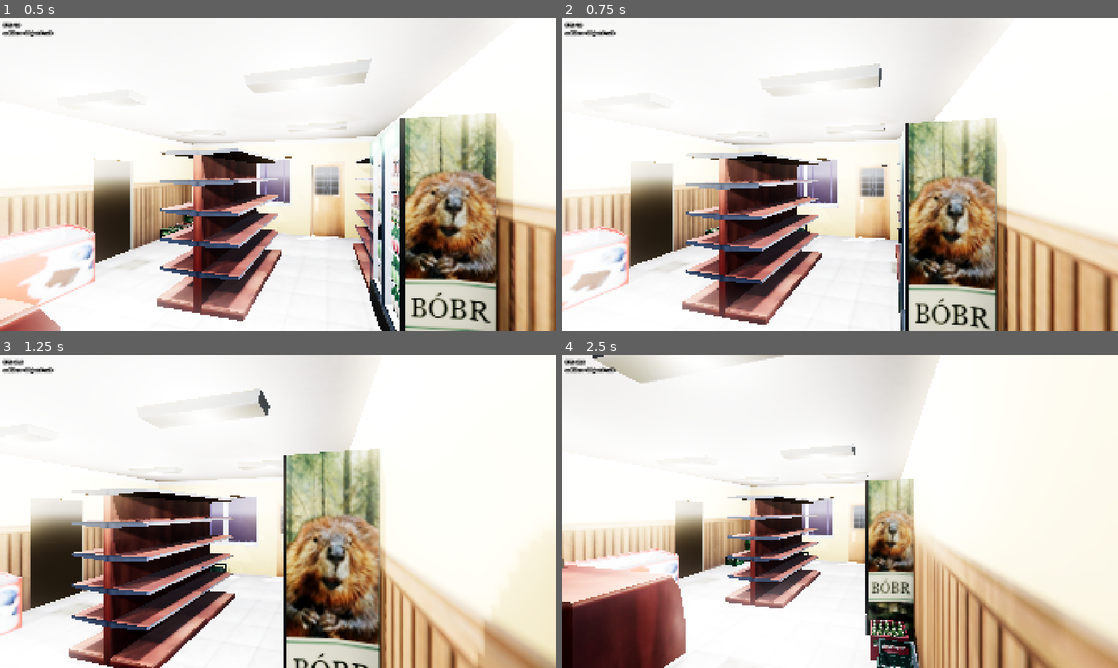
Above: before the commit, frames 1-4 (two rows, left to right).
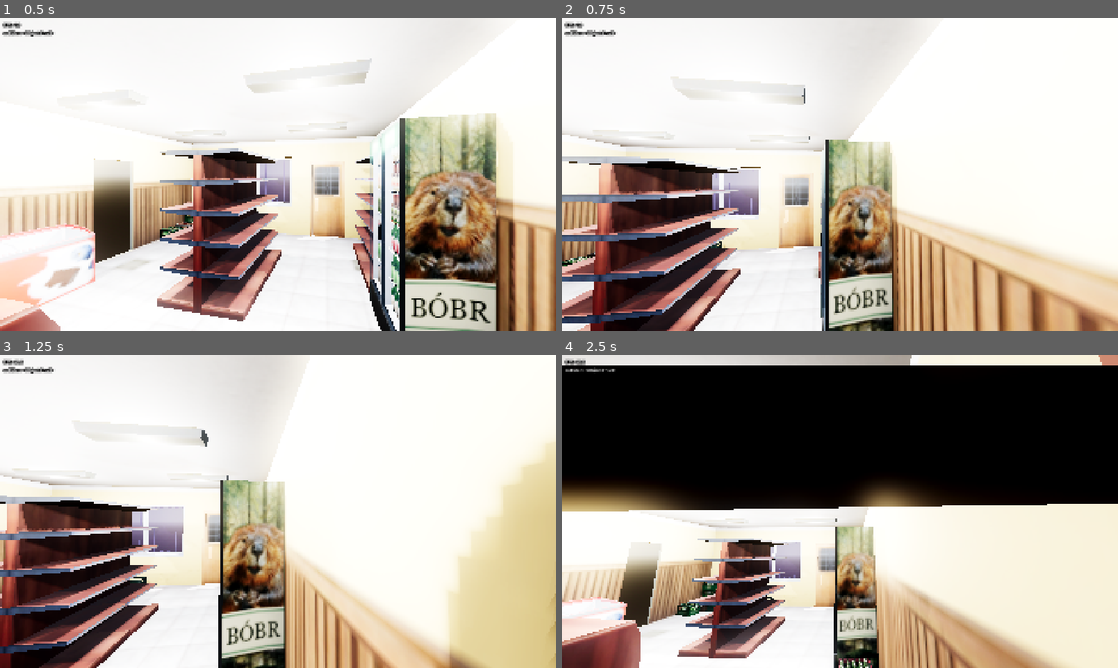
Above: after the commit, the same moments.

Repository: takanazwa5/ProjektMonopolowy
Game: Godot game, scene res://scenes/game/game.tscn
The game is run twice, just before and just after one commit, with the same random seed, the same clock (stepped at 60 frames per second) and the same inputs.
Inputs (mouse positions are in pixels of both pictures, inside the frame that each line leads up to):
- Up to frame 1 (0.5 s): no input
- Up to frame 2 (0.75 s): tap Enter at 0.5 s; move the mouse to (962, 158) at 0.52 s; hold D (walk_right) from 0.53 s (still down); hold E (interact) from 0.53 s (still down); click (962, 158) at 0.67 s
- Up to frame 3 (1.25 s): keep holding D (walk_right); keep holding E (interact)
- Up to frame 4 (2.5 s): move the mouse to (728, 527) at 1.27 s; release D (walk_right) at 1.28 s; release E (interact) at 1.28 s; hold S (walk_backward) 1.28-2.03 s; tap Ctrl (crouch) at 1.35 s; tap E (interact) at 1.55, 2.3 s; move the mouse to (895, 442) at 2.02 s; hold D (walk_right) from 2.03 s (still down); hold G (drop_item) from 2.03 s (still down)

Frame 1 is identical in both runs. In frame 2, 51% of the frame differs, in the area x 0-100%, y 0-100%; in frame 3, 55%; in frame 4, 81%.
Error before the commit: Parse Error: Cannot find member "Type" in base "Item". (res://features/counter/counter.gd:28)

Commit message:
Refactor item handling to use ItemData and improve signals
Updated item placement and interaction logic to consistently use ItemData instead of Item type. Changed signals to emit ItemData or duplicated Item instances as appropriate. Improved counter placement and preview zoom handling for better data consistency and code clarity.

Diff:
--- a/features/counter/counter.gd
+++ b/features/counter/counter.gd
@@ -25,13 +25,13 @@
 func place_item_on_counter(item: Item) -> void:
 
 	var target: Marker3D
-	if item.type == Item.Type.SZLUGI:
+	if item.data.type == ItemData.Type.SZLUGI:
 
 		if _szlugi_counter >= 5: return
 		target = szlugi_targets[_szlugi_counter]
 		_szlugi_counter += 1
 
-	elif item.type == Item.Type.PIWO:
+	elif item.data.type == ItemData.Type.PIWO:
 
 		if _piwo_counter >= 5: return
 		target = piwo_targets[_piwo_counter]
@@ -48,17 +48,17 @@
 	tween.tween_property(item, ^"global_transform", target.global_transform, 0.25)
 	tween.tween_property(item, ^"rotation_degrees:y", randf_range(-180.0, 180.0), 0.25)
 
-	if item.type == Item.Type.SZLUGI:
+	if item.data.type == ItemData.Type.SZLUGI:
 
 		tween.tween_property(item, ^"rotation_degrees:x", item.rotation_degrees.x + 90.0, 0.25)
 
-	item.remove_from_group(&"items")
+	item_placed.emit(item.data)
 	item.reparent(items)
-	item.can_interact = false
-	item_placed.emit(item)
 
 	if tween.is_running(): await tween.finished
 	target.position.y -= absf(item.bottom_marker.position.y)
+
+	item.set_script(null)
 
 
 func clear() -> void:
--- a/features/items/item.gd
+++ b/features/items/item.gd
@@ -2,7 +2,7 @@
 class_name Item extends Interactable
 
 
-signal interaction(item_data: ItemData)
+signal interaction(item: Item)
 
 
 @export var data: ItemData
@@ -17,8 +17,8 @@
 
 	if not event.is_action_pressed(&"interact"): return
 
-	var copy : Item = duplicate(0)
-	interaction.emit(data)
+	var copy: Item = duplicate()
+	interaction.emit(copy)
 	copy.global_transform = global_transform
 	# NOTE: Might need set_input_as_handled()
 
--- a/features/npc/shared/states/waiting_for_product_state.gd
+++ b/features/npc/shared/states/waiting_for_product_state.gd
@@ -10,9 +10,9 @@
 	print("Basiula podeszla do lady. Tu bedzie okienko dialogowe. Na razie czeka na bobra w butelce.")
 
 
-func _on_counter_item_placed(item: Item) -> void:
+func _on_counter_item_placed(item_data: ItemData) -> void:
 
-	if not item.item_name == "BobrButla": return
+	if not item_data.name == "bubr_bottle": return
 	transition.emit(paying_state)
 
 
--- a/features/player/item_preview.gd
+++ b/features/player/item_preview.gd
@@ -35,7 +35,7 @@
 
 	get_tree().set_group(&"items", "can_interact", false)
 	var item: Item = node
-	position.z = clampf(item.preview_zoom, -1.0, -0.15)
+	position.z = clampf(item.data.preview_zoom, -1.0, -0.15)
 	current_item = item
 	var tween: Tween = create_tween().set_trans(Tween.TRANS_CUBIC)
 	tween.tween_property(current_item, ^"transform", Transform3D(), 0.25)
